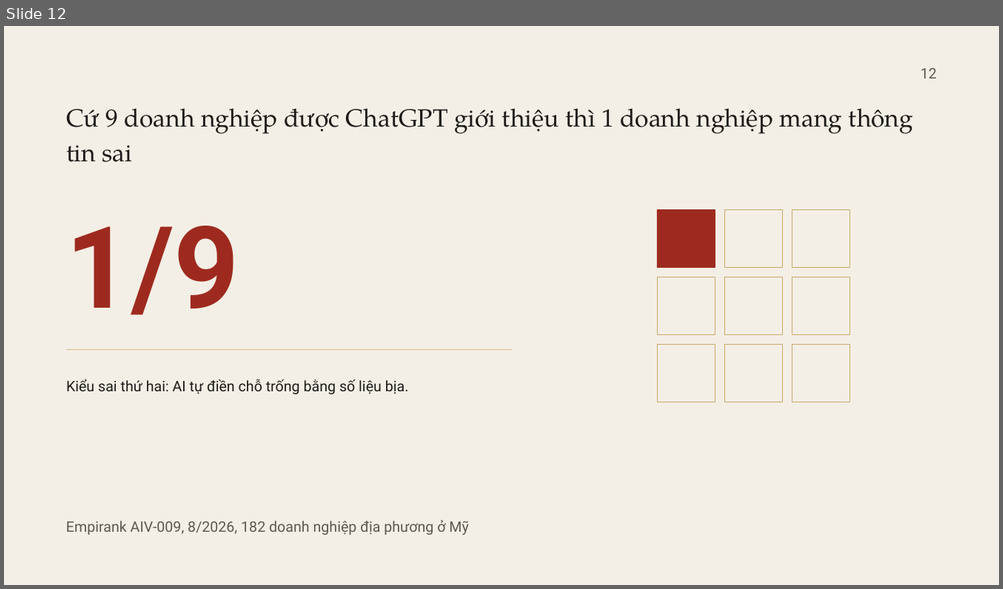
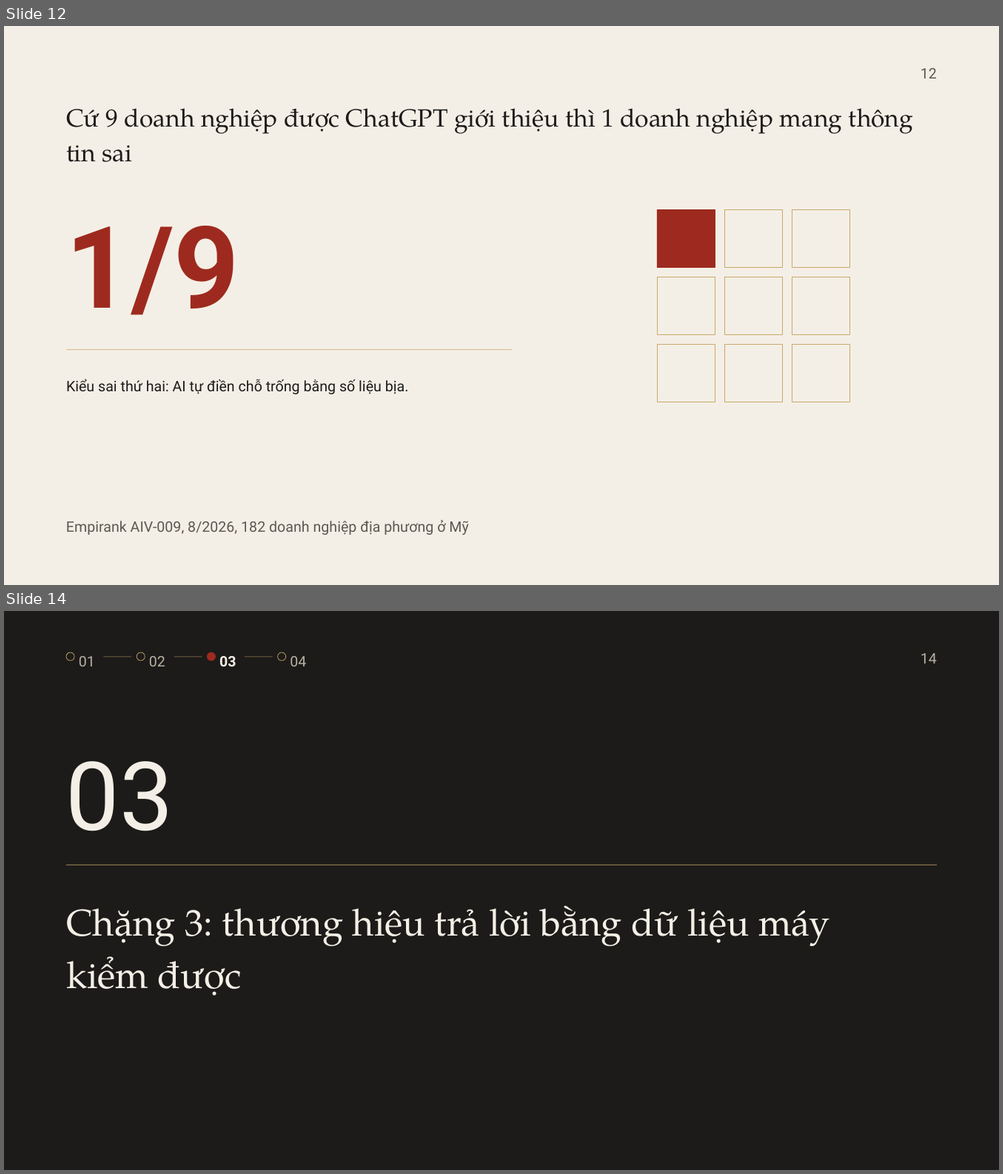
Before and after one commit to fyzdfyzd/linhx-engine, a slide deck: viec/lab130-slide-nhieu-vong/thiet-ke/v8/CSMO26_T21_v8.pptx. Shown one above the other, each under a label of ours: slide 12 before the commit, slides 12 and 14 after it; the slides between them are not shown. The pictures are 1003x589 and 1003x1174 pixels, drawn with LibreOffice and Linux fonts; fonts in the diff are those of the drawing. Boxes give left, top, right and bottom in pixels: in the first picture for what was removed or moved away, otherwise in the second. Text is boxed around its words. In the diff, an @@ line names an element or a change of style, - is before the commit and + after.

Commit message:
LAB130 v8: dựng đợt 3 (slide 13-18)

```diff
--- a/viec/lab130-slide-nhieu-vong/thiet-ke/v8/CSMO26_T21_v8.pptx
+++ b/viec/lab130-slide-nhieu-vong/thiet-ke/v8/CSMO26_T21_v8.pptx
@@ slide 14 added at <box>4,611,999,1170</box>, background #1C1B19 @@
@@ ellipse added at <box>66,652,74,661</box>, outline #C9A86A 0.5 pt @@
@@ ellipse added at <box>136,652,145,661</box>, outline #C9A86A 0.5 pt @@
@@ ellipse added at <box>207,652,215,661</box>, fill #9E2A1F, outline #9E2A1F 0.5 pt @@
@@ ellipse added at <box>278,652,286,661</box>, outline #C9A86A 0.5 pt @@
@@ text added at <box>920,653,936,664</box>, 14 pt, text #B8B1A4 @@
+14
@@ text added at <box>79,656,95,667</box>, 14 pt, text #B8B1A4 @@
+01
@@ rectangle added at <box>103,657,131,658</box>, fill #C9A86A @@
@@ text added at <box>149,656,165,667</box>, 14 pt, text #B8B1A4 @@
+02
@@ rectangle added at <box>174,657,202,658</box>, fill #C9A86A @@
@@ text added at <box>219,656,236,667</box>, 14 pt, text #F4EFE6, bold @@
+03
@@ rectangle added at <box>244,657,273,658</box>, fill #C9A86A @@
@@ text added at <box>290,656,306,667</box>, 14 pt, text #B8B1A4 @@
+04
@@ text added at <box>66,761,173,832</box>, 92 pt, text #F4EFE6 @@
+03
@@ rectangle added at <box>66,865,936,866</box>, fill #C9A86A @@
@@ text added at <box>66,906,829,996</box>, 36 pt, text #F4EFE6 @@
+Chặng 3: thương hiệu trả lời bằng dữ liệu máy kiểm được
```
Also in this commit, not shown: 5 other slides added, 19 other files.
